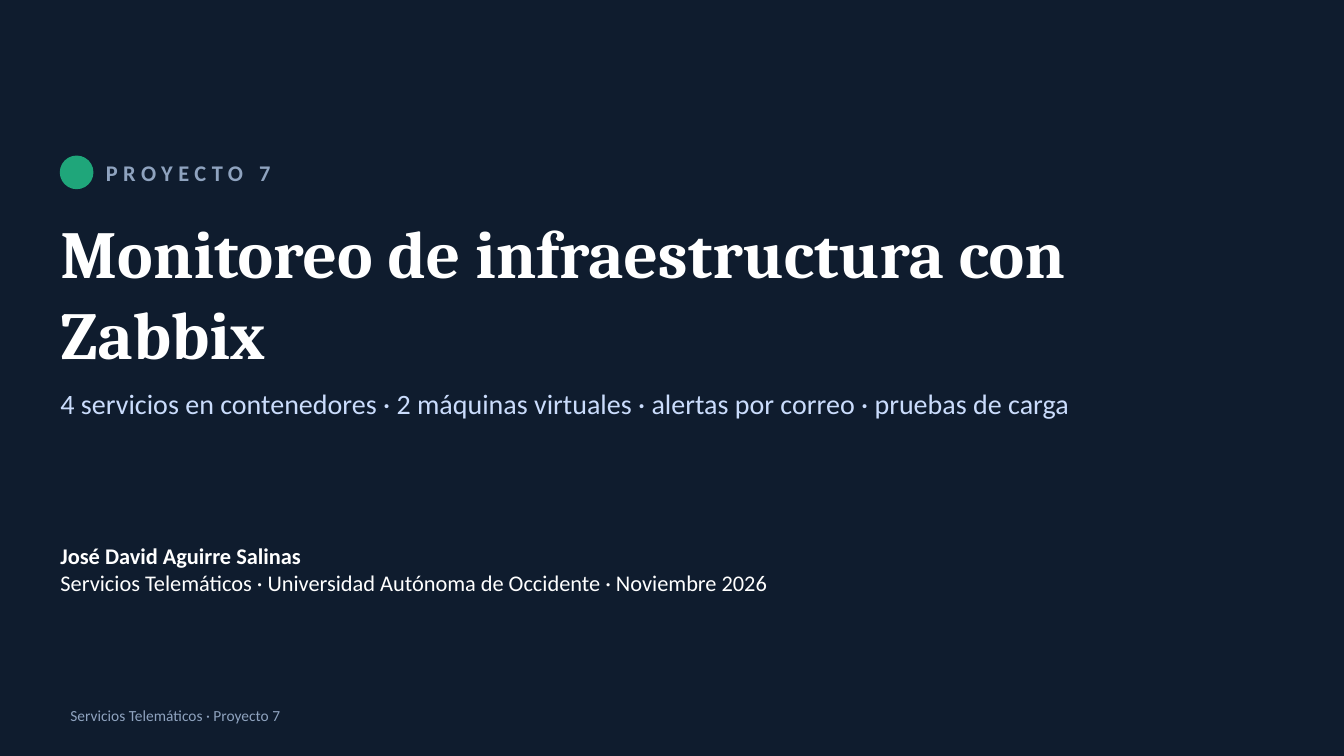
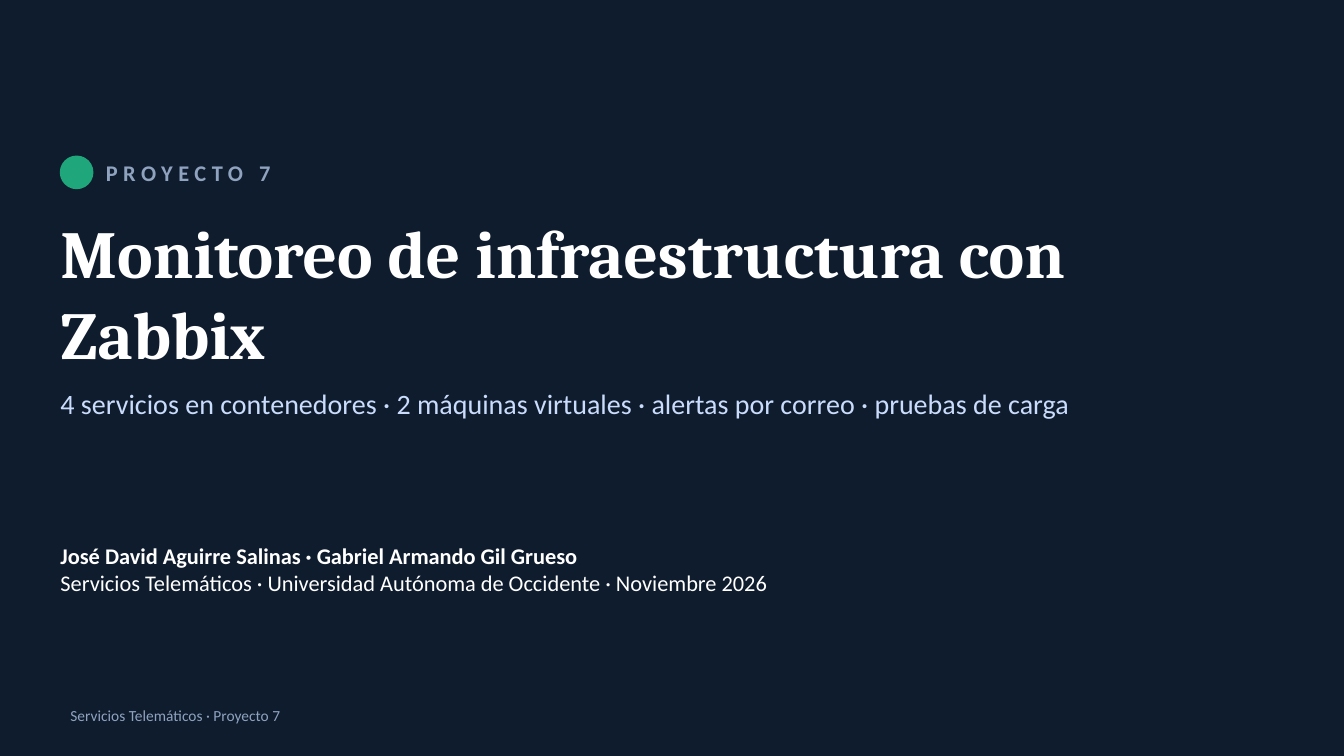
Before and after one commit to phantom-beat/Project-zabbix, a slide deck: slide 1 of docs/Presentacion_Proyecto7.pptx. Drawn at 1344x756 pixels with LibreOffice and Linux fonts; fonts in the diff are those of the drawing. Boxes give left, top, right and bottom in pixels: in the first picture for what was removed or moved away, otherwise in the second. Text is boxed around its words. In the diff, an @@ line names an element or a change of style, - is before the commit and + after.

Commit message:
Agregar integrante Gabriel Armando Gil Grueso a informe, diapositivas y README

```diff
--- a/docs/Presentacion_Proyecto7.pptx
+++ b/docs/Presentacion_Proyecto7.pptx
@@ text at bbox=[60, 548, 577, 568]: text changed @@
-José David Aguirre Salinas
+José David Aguirre Salinas · Gabriel Armando Gil Grueso
```
Also in this commit, not shown: 6 other files.
